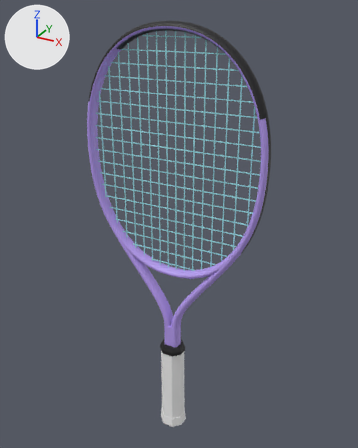
Renders of the glTF model assets/realistic/head-instinct-junior-25.glb from each side of a commit.
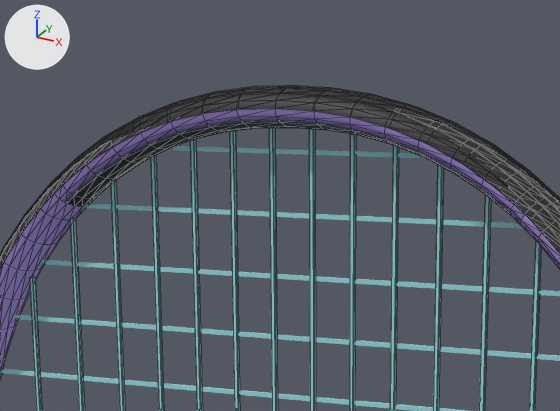
Each version appears first whole from a 50 mm camera at (0.322, -0.565, 0.651) aimed at (0.0, 0.021, 0.359), and next in a close-up on the part from 28% to 66% of the width and 0% to 22% of the height. Lighting does not change. The marker at upper left points along +X, +Y and +Z. The first two pictures are the older version. The close-ups show mesh edges as thin lines. Where no turn or scale is listed for an object, it has been applied to the vertices. Vertices at exactly the same position are counted once.

Names of what the first close-up shows: 'bumper', 'frame', 'strings_crosses', 'strings_mains'.
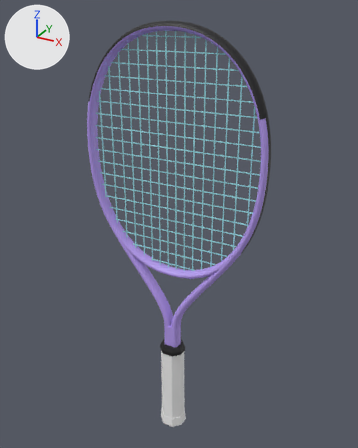
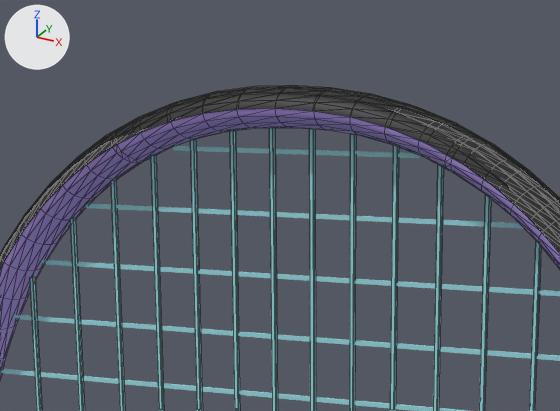
Where the change shows, as pixel boxes [x1, y1, x2, y2] in the close-ups (560 x 411 px; the box of a moved part takes in the faces that stretch with it):
'frame', reshaped, recoloured
    both: [0, 108, 560, 381]
part 1 of me_frame, moved or reshaped
    both: [41, 133, 169, 220]
part 2 of me_frame, moved or reshaped
    both: [418, 140, 542, 242]
part 3 of me_frame, recoloured
    before: [60, 116, 521, 224]
    after: [68, 116, 511, 215]

The edits, one by one:
me_frame has 1656 vertices, 3252 faces and spans x -0.138..0.138, y -0.01..0.01, z -0.241..0.241.
me_frame is used by ob_frame; location (0.0, 0.0, 0.3938).
me_frame part 1: 64 of 1656 vertices moved; they spanned x -0.082..-0.054, y -0.01..0.01, z 0.206..0.229 and now span x -0.079..-0.052, y -0.01..0.01, z 0.208..0.23; mean shift (0.006, 0.0, 0.004); largest move (-0.069, 0.0, 0.224) -> (-0.059, 0.0, 0.229).
me_frame part 2: 64 of 1656 vertices moved; they spanned x 0.054..0.082, y -0.01..0.01, z 0.206..0.229 and now span x 0.052..0.079, y -0.01..0.01, z 0.208..0.23; mean shift (-0.006, 0.0, 0.004); largest move (0.069, 0.0, 0.224) -> (0.059, 0.0, 0.229).
me_frame part 3: 212 faces centred in x -0.076..0.076, y -0.009..0.009, z 0.207..0.238 are repainted in the vertex colours; the middle colour goes from black #16161c to purple #b79cf0.
